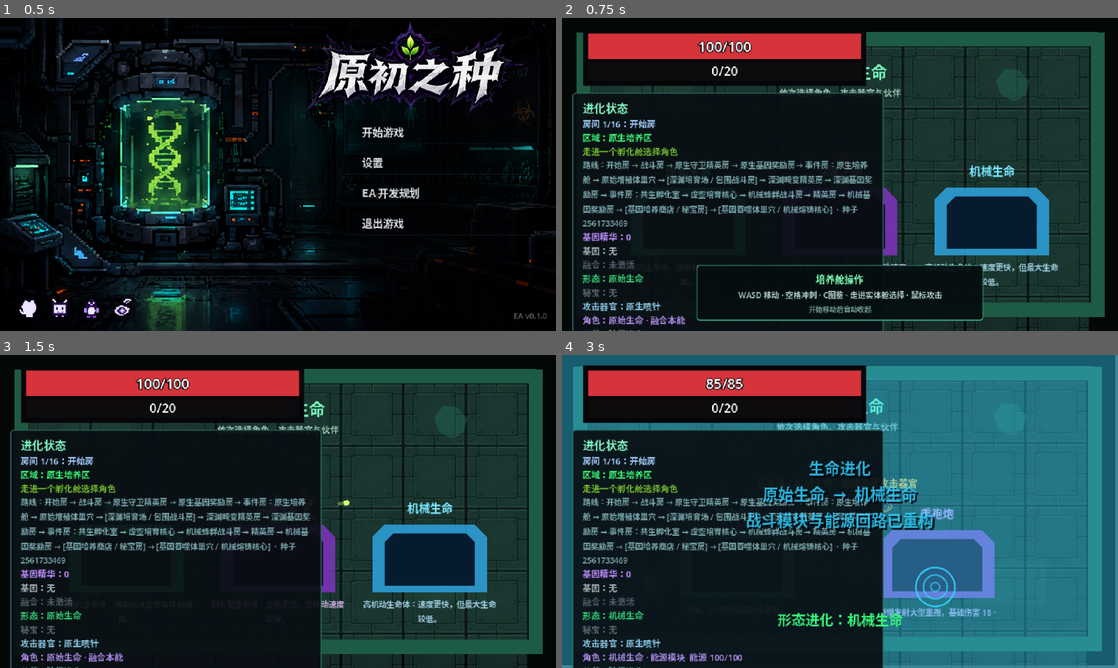
Above: before the commit, frames 1-4 (two rows, left to right).
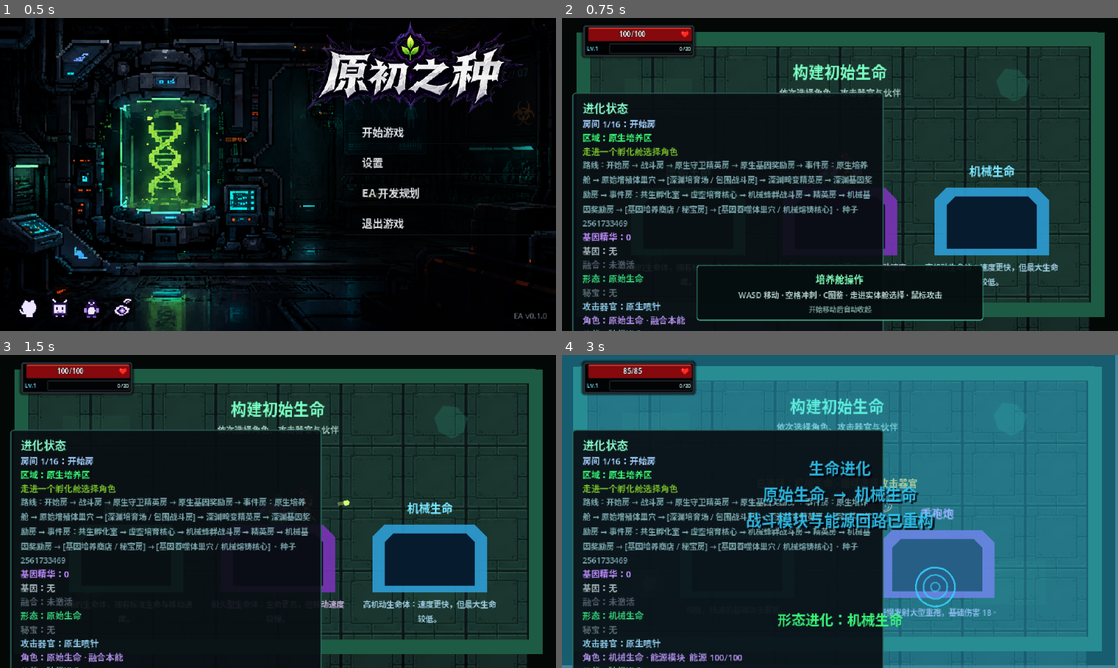
Above: after the commit, the same moments.

Repository: LIJUNCAN1/-Roguelike
Game: Godot game, scene res://scenes/ui/title_screen.tscn
Same seed, same stepped clock (60 frames per second), same inputs: the game is played once before the commit and once after it.
Inputs (mouse positions are in pixels of both pictures, inside the frame that each line leads up to):
- Up to frame 1 (0.5 s): no input
- Up to frame 2 (0.75 s): click "开始游戏" at 0.5 s
- Up to frame 3 (1.5 s): tap Enter (ui_accept) at 1.25 s; move the mouse to (400, 495) at 1.27 s; press the mouse at (400, 495) at 1.28 s; hold D (move_right) from 1.28 s (still down)
- Up to frame 4 (3 s): tap Enter (ui_accept) at 1.52, 2.27 s; move the mouse to (728, 527) at 2.02 s; release D (move_right) at 2.03 s; release the mouse at (728, 527) at 2.03 s; hold S (move_down) 2.03-2.78 s; tap P (damage_test_player) at 2.1 s; move the mouse to (895, 442) at 2.77 s; hold D (move_right) from 2.78 s (still down); hold Space (dash) from 2.78 s (still down)

Frame 1 is identical in both runs. In frame 2, 9.0% of the frame differs, in the area x 3-55%, y 2-22%; in frame 3, 9.0%; in frame 4, 9.7%, in the area x 3-55%, y 1-22%.

Commit message:
feat: redesign adaptive player vitals HUD

Diff:
--- /dev/null
+++ b/assets/ui/pixel_heart.svg
@@ -0,0 +1,5 @@
+<svg xmlns="http://www.w3.org/2000/svg" width="10" height="9" viewBox="0 0 18 16">
+  <path d="M1 3h2V1h4v2h4V1h4v2h2v6h-2v2h-2v2h-2v2H7v-2H5v-2H3V9H1z"
+        fill="#ff2b24" stroke="#8f080d" stroke-width="1"/>
+  <path d="M3 3h3v2H3z" fill="#ff7664"/>
+</svg>
--- a/scenes/main/main.tscn
+++ b/scenes/main/main.tscn
@@ -32,6 +32,7 @@
 [ext_resource type="Resource" path="res://data/audio/prototype_audio_library.tres" id="30_audio_library"]
 [ext_resource type="Script" path="res://scripts/evolutions/evolution_presentation_controller.gd" id="31_evolution_presentation"]
 [ext_resource type="Script" path="res://scripts/ui/pixel_vitals_presenter.gd" id="32_pixel_vitals"]
+[ext_resource type="Texture2D" path="res://assets/ui/pixel_heart.svg" id="33_pixel_heart"]
 
 [sub_resource type="StyleBoxFlat" id="StyleBoxFlat_panel"]
 bg_color = Color(0.035, 0.055, 0.075, 0.92)
@@ -46,16 +47,48 @@
 corner_radius_bottom_left = 3
 
 [sub_resource type="StyleBoxFlat" id="StyleBoxFlat_vital_empty"]
-bg_color = Color(0.055, 0.045, 0.055, 1)
+bg_color = Color(0.008, 0.012, 0.016, 1)
+border_width_left = 1
+border_width_top = 1
+border_width_right = 1
+border_width_bottom = 1
+border_color = Color(0.12, 0.16, 0.18, 1)
+corner_radius_top_left = 1
+corner_radius_top_right = 1
+corner_radius_bottom_right = 1
+corner_radius_bottom_left = 1
 
 [sub_resource type="StyleBoxFlat" id="StyleBoxFlat_health_fill"]
-bg_color = Color(0.84, 0.2, 0.23, 1)
+bg_color = Color(0.52, 0.035, 0.05, 1)
+border_width_top = 1
+border_color = Color(1, 0.25, 0.18, 0.9)
+corner_radius_top_left = 1
+corner_radius_top_right = 1
+corner_radius_bottom_right = 1
+corner_radius_bottom_left = 1
 
 [sub_resource type="StyleBoxFlat" id="StyleBoxFlat_experience_fill"]
-bg_color = Color(0.6, 0.83, 0.95, 1)
+bg_color = Color(0.08, 0.38, 0.4, 1)
+border_width_top = 1
+border_color = Color(0.35, 1, 0.96, 0.9)
+corner_radius_top_left = 1
+corner_radius_top_right = 1
+corner_radius_bottom_right = 1
+corner_radius_bottom_left = 1
 
 [sub_resource type="StyleBoxFlat" id="StyleBoxFlat_vital_frame"]
-bg_color = Color(0.025, 0.025, 0.035, 1)
+bg_color = Color(0.006, 0.009, 0.012, 0.96)
+border_width_left = 2
+border_width_top = 2
+border_width_right = 2
+border_width_bottom = 2
+border_color = Color(0.16, 0.19, 0.21, 1)
+corner_radius_top_left = 2
+corner_radius_top_right = 2
+corner_radius_bottom_right = 2
+corner_radius_bottom_left = 2
+shadow_color = Color(0, 0, 0, 0.75)
+shadow_size = 3
 
 [node name="Main" type="Node2D"]
 
@@ -182,9 +215,9 @@
 layout_mode = 3
 anchors_preset = 0
 offset_left = 24.0
-offset_top = 12.0
-offset_right = 350.0
-offset_bottom = 78.0
+offset_top = 8.0
+offset_right = 152.0
+offset_bottom = 44.0
 mouse_filter = 2
 script = ExtResource("32_pixel_vitals")
 health_component_path = NodePath("../../World/Player/HealthComponent")
@@ -193,6 +226,7 @@
 experience_bar_path = NodePath("Frame/ExperienceBar")
 health_text_path = NodePath("Frame/HealthText")
 experience_text_path = NodePath("Frame/ExperienceText")
+level_text_path = NodePath("Frame/LevelText")
 
 [node name="Frame" type="Panel" parent="Interface/PlayerVitals"]
 layout_mode = 1
@@ -206,9 +240,9 @@
 [node name="HealthBar" type="ProgressBar" parent="Interface/PlayerVitals/Frame"]
 layout_mode = 0
 offset_left = 6.0
-offset_top = 6.0
-offset_right = 320.0
-offset_bottom = 35.0
+offset_top = 3.0
+offset_right = 125.0
+offset_bottom = 18.0
 mouse_filter = 2
 theme_override_styles/background = SubResource("StyleBoxFlat_vital_empty")
 theme_override_styles/fill = SubResource("StyleBoxFlat_health_fill")
@@ -217,10 +251,10 @@
 
 [node name="ExperienceBar" type="ProgressBar" parent="Interface/PlayerVitals/Frame"]
 layout_mode = 0
-offset_left = 6.0
-offset_top = 39.0
-offset_right = 320.0
-offset_bottom = 60.0
+offset_left = 30.0
+offset_top = 21.0
+offset_right = 125.0
+offset_bottom = 33.0
 mouse_filter = 2
 theme_override_styles/background = SubResource("StyleBoxFlat_vital_empty")
 theme_override_styles/fill = SubResource("StyleBoxFlat_experience_fill")
@@ -228,30 +262,54 @@
 
 [node name="HealthText" type="Label" parent="Interface/PlayerVitals/Frame"]
 layout_mode = 0
-offset_left = 6.0
-offset_top = 5.0
-offset_right = 320.0
-offset_bottom = 36.0
+offset_left = 4.0
+offset_top = 2.0
+offset_right = 110.0
+offset_bottom = 19.0
 theme_override_colors/font_color = Color(1, 1, 1, 1)
 theme_override_colors/font_outline_color = Color(0.02, 0.02, 0.03, 1)
-theme_override_constants/outline_size = 4
-theme_override_font_sizes/font_size = 16
+theme_override_constants/outline_size = 2
+theme_override_font_sizes/font_size = 8
 text = "100/100"
 horizontal_alignment = 1
 vertical_alignment = 1
 
+[node name="HeartIcon" type="TextureRect" parent="Interface/PlayerVitals/Frame"]
+layout_mode = 0
+offset_left = 112.0
+offset_top = 6.0
+offset_right = 122.0
+offset_bottom = 15.0
+mouse_filter = 2
+texture = ExtResource("33_pixel_heart")
+expand_mode = 1
+stretch_mode = 5
+
+[node name="LevelText" type="Label" parent="Interface/PlayerVitals/Frame"]
+layout_mode = 0
+offset_left = 4.0
+offset_top = 19.0
+offset_right = 29.0
+offset_bottom = 35.0
+theme_override_colors/font_color = Color(0.45, 0.9, 1, 1)
+theme_override_colors/font_outline_color = Color(0.01, 0.035, 0.045, 1)
+theme_override_constants/outline_size = 2
+theme_override_font_sizes/font_size = 7
+text = "Lv.1"
+vertical_alignment = 1
+
 [node name="ExperienceText" type="Label" parent="Interface/PlayerVitals/Frame"]
 layout_mode = 0
-offset_left = 6.0
-offset_top = 37.0
-offset_right = 320.0
-offset_bottom = 62.0
-theme_override_colors/font_color = Color(1, 1, 1, 1)
+offset_left = 30.0
+offset_top = 20.0
+offset_right = 124.0
+offset_bottom = 34.0
+theme_override_colors/font_color = Color(0.84, 1, 1, 0.9)
 theme_override_colors/font_outline_color = Color(0.02, 0.02, 0.03, 1)
-theme_override_constants/outline_size = 3
-theme_override_font_sizes/font_size = 14
+theme_override_constants/outline_size = 1
+theme_override_font_sizes/font_size = 6
 text = "0/20"
-horizontal_alignment = 1
+horizontal_alignment = 2
 vertical_alignment = 1
 
 [node name="StagePanel" type="PanelContainer" parent="Interface"]
--- a/scripts/ui/pixel_vitals_presenter.gd
+++ b/scripts/ui/pixel_vitals_presenter.gd
@@ -7,6 +7,13 @@
 @export_node_path("ProgressBar") var experience_bar_path: NodePath
 @export_node_path("Label") var health_text_path: NodePath
 @export_node_path("Label") var experience_text_path: NodePath
+@export_node_path("Label") var level_text_path: NodePath
+
+@export_group("Adaptive Colors")
+@export var health_full_color := Color(0.52, 0.035, 0.05, 1.0)
+@export var health_low_color := Color(1.0, 0.18, 0.12, 1.0)
+@export var experience_full_color := Color(0.08, 0.38, 0.4, 1.0)
+@export var experience_low_color := Color(0.22, 1.0, 0.95, 1.0)
 
 @onready var health_component: HealthComponent = get_node(
 	health_component_path
@@ -26,9 +33,26 @@
 @onready var experience_text: Label = get_node(
 	experience_text_path
 ) as Label
+@onready var level_text: Label = get_node(level_text_path) as Label
+
+var health_fill_style: StyleBoxFlat
+var experience_fill_style: StyleBoxFlat
 
 
 func _ready() -> void:
+	health_fill_style = (
+		health_bar.get_theme_stylebox("fill").duplicate()
+		as StyleBoxFlat
+	)
+	experience_fill_style = (
+		experience_bar.get_theme_stylebox("fill").duplicate()
+		as StyleBoxFlat
+	)
+	health_bar.add_theme_stylebox_override("fill", health_fill_style)
+	experience_bar.add_theme_stylebox_override(
+		"fill",
+		experience_fill_style
+	)
 	health_component.health_changed.connect(_update_health)
 	progression.experience_changed.connect(_update_experience)
 	_update_health(
@@ -45,6 +69,11 @@
 func _update_health(current: float, maximum: float) -> void:
 	health_bar.max_value = maxf(maximum, 1.0)
 	health_bar.value = clampf(current, 0.0, maximum)
+	var health_ratio := clampf(current / maxf(maximum, 1.0), 0.0, 1.0)
+	health_fill_style.bg_color = health_low_color.lerp(
+		health_full_color,
+		health_ratio
+	)
 	health_text.text = "%d/%d" % [
 		roundi(current),
 		roundi(maximum),
@@ -54,8 +83,18 @@
 func _update_experience(
 	current: int,
 	required: int,
-	_level: int
+	level: int
 ) -> void:
 	experience_bar.max_value = maxi(required, 1)
 	experience_bar.value = clampi(current, 0, required)
+	var experience_ratio := clampf(
+		float(current) / float(maxi(required, 1)),
+		0.0,
+		1.0
+	)
+	experience_fill_style.bg_color = experience_low_color.lerp(
+		experience_full_color,
+		experience_ratio
+	)
+	level_text.text = "Lv.%d" % level
 	experience_text.text = "%d/%d" % [current, required]
--- a/tests/pixel_vitals_smoke_test.gd
+++ b/tests/pixel_vitals_smoke_test.gd
@@ -20,16 +20,41 @@
 	var progression := main.get_node(
 		"World/Player/RunProgression"
 	) as RunProgression
+	var heart_icon := main.get_node(
+		"Interface/PlayerVitals/Frame/HeartIcon"
+	) as TextureRect
+	var level_text := main.get_node(
+		"Interface/PlayerVitals/Frame/LevelText"
+	) as Label
+	var full_health_color := (
+		vitals.health_bar.get_theme_stylebox("fill") as StyleBoxFlat
+	).bg_color
+	var empty_experience_color := (
+		vitals.experience_bar.get_theme_stylebox("fill") as StyleBoxFlat
+	).bg_color
 	health.invulnerability_remaining = 0.0
 	health.take_damage(37.0)
 	progression.add_experience(9)
 	await process_frame
+	var damaged_health_color := (
+		vitals.health_bar.get_theme_stylebox("fill") as StyleBoxFlat
+	).bg_color
+	var gained_experience_color := (
+		vitals.experience_bar.get_theme_stylebox("fill") as StyleBoxFlat
+	).bg_color
 	if (
 		vitals.health_text.text != "63/100"
 		or not is_equal_approx(vitals.health_bar.value, 63.0)
 		or vitals.experience_text.text != "9/20"
 		or not is_equal_approx(vitals.experience_bar.value, 9.0)
-		or vitals.size != Vector2(326.0, 66.0)
+		or vitals.size != Vector2(128.0, 36.0)
+		or vitals.position != Vector2(24.0, 8.0)
+		or heart_icon.texture == null
+		or level_text.text != "Lv.1"
+		or damaged_health_color.get_luminance()
+		<= full_health_color.get_luminance()
+		or gained_experience_color.get_luminance()
+		>= empty_experience_color.get_luminance()
 	):
 		push_error("Pixel vitals did not match the reference behavior.")
 		quit(1)
Not shown, added: assets/ui/pixel_heart.svg.import
Not shown: 1 places in scenes/main/main.tscn that only renumber resources
